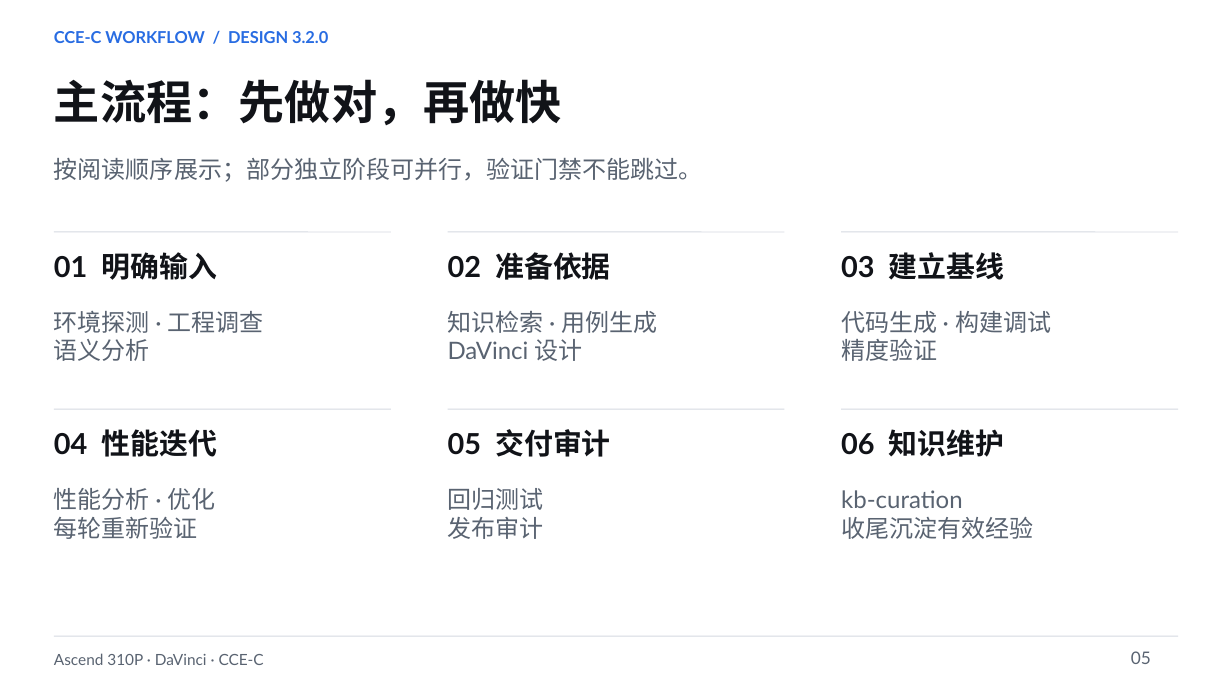
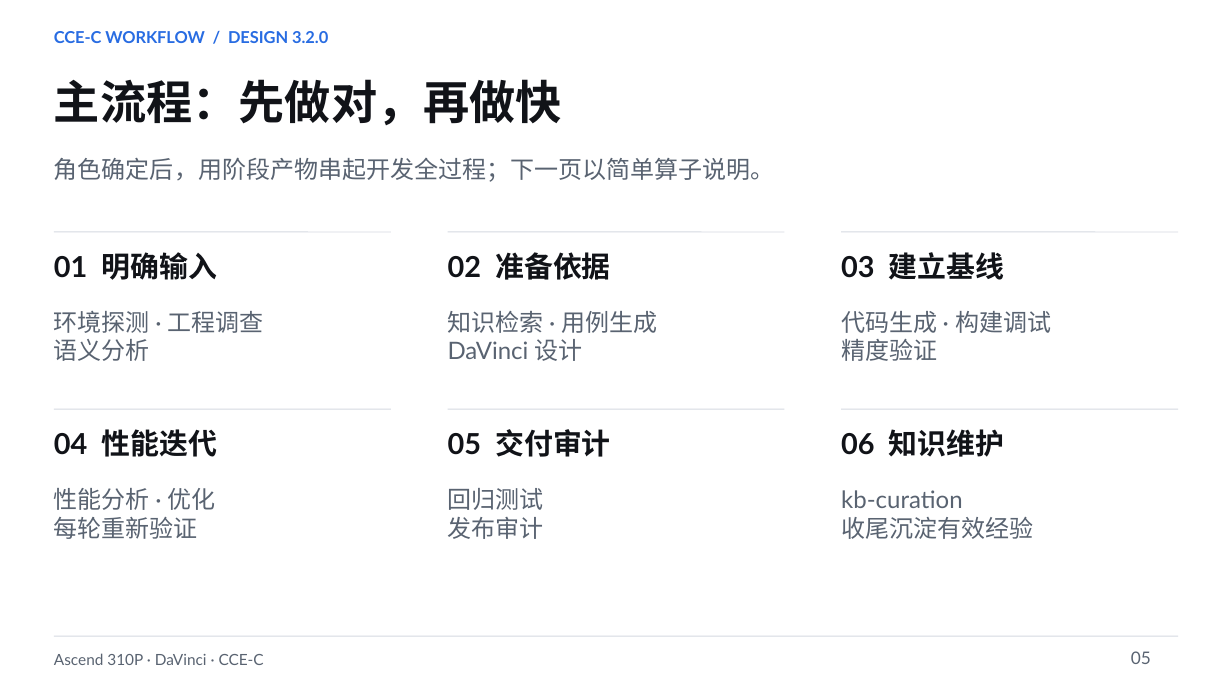
Before and after one commit to chao-shu/CCE_SKILL, a slide deck: slide 5 of docs/Ascend310P_CCEC_Workflow_v3.2.0_CN.pptx. Drawn at 1232x693 pixels with LibreOffice and Linux fonts; fonts in the diff are those of the drawing. Boxes give left, top, right and bottom in pixels: in the first picture for what was removed or moved away, otherwise in the second. Text is boxed around its words. In the diff, an @@ line names an element or a change of style, - is before the commit and + after.

```diff
--- a/docs/Ascend310P_CCEC_Workflow_v3.2.0_CN.pptx
+++ b/docs/Ascend310P_CCEC_Workflow_v3.2.0_CN.pptx
@@ text at [54,158,775,182]: text changed @@
-按阅读顺序展示；部分独立阶段可并行，验证门禁不能跳过。
+角色确定后，用阶段产物串起开发全过程；下一页以简单算子说明。
```
Also in this commit, not shown: 14 other slides changed.
